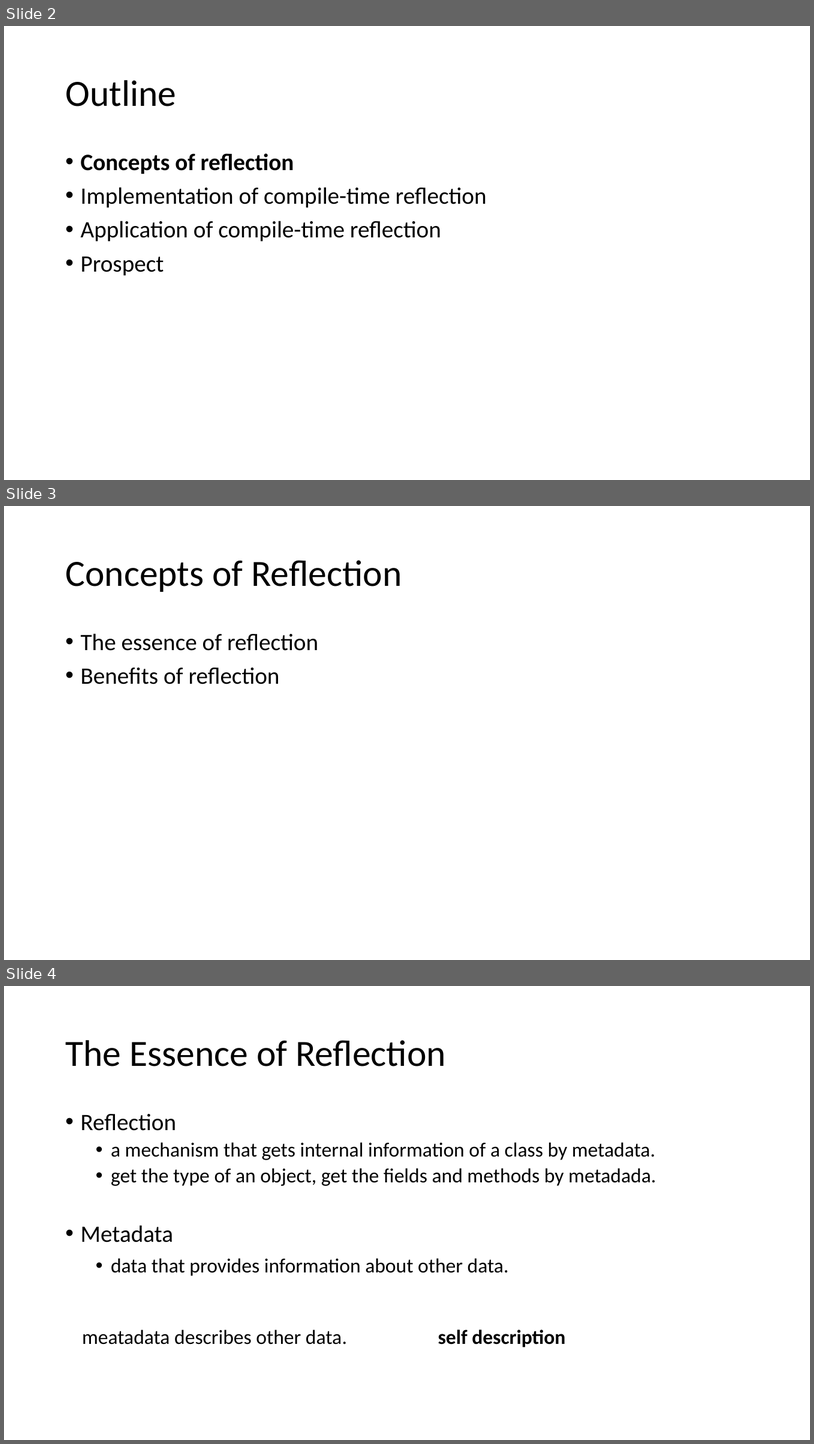
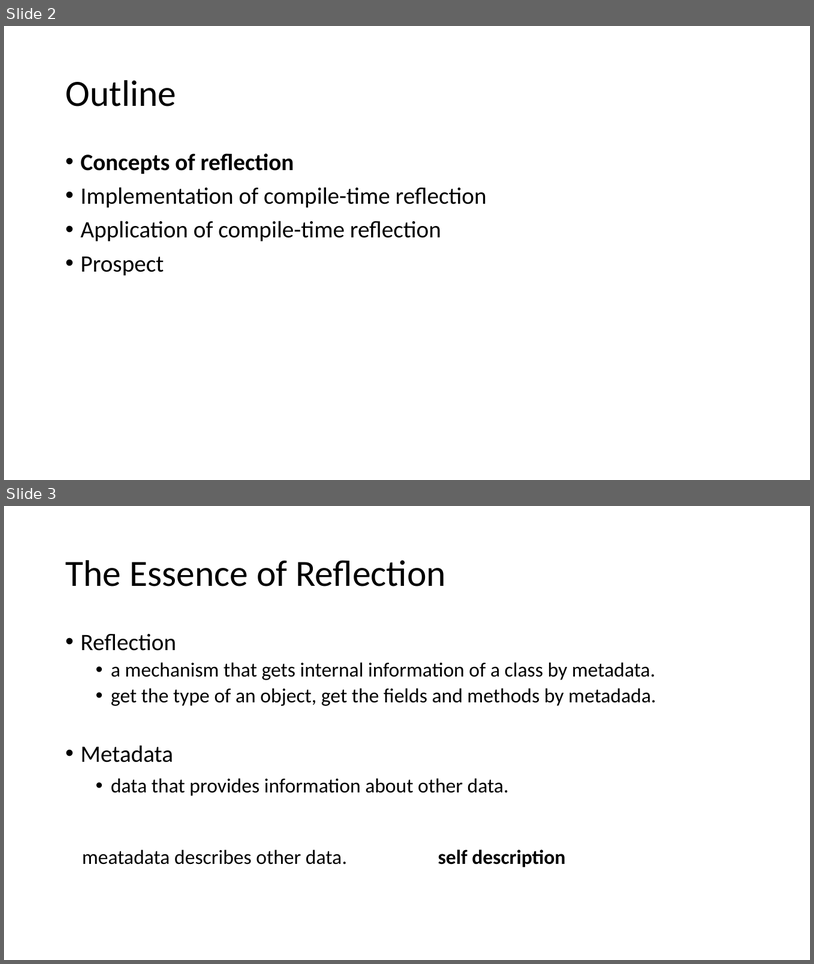
Before and after one commit to qicosmos/cppcon2017, a slide deck: cppcon2017.pptx. Shown one above the other, each under a label of ours: slides 2, 3 and 4 before the commit, slides 2 and 3 after it. The pictures are 814x1444 and 814x964 pixels, drawn with LibreOffice and Linux fonts; fonts in the diff are those of the drawing. Boxes give left, top, right and bottom in pixels: in the first picture for what was removed or moved away, otherwise in the second. Text is boxed around its words. In the diff, an @@ line names an element or a change of style, - is before the commit and + after.

Commit message:
improve

```diff
--- a/cppcon2017.pptx
+++ b/cppcon2017.pptx
@@ slide 3 removed at bbox=[4, 506, 810, 960], background #FFFFFF @@
@@ title removed at bbox=[65, 560, 402, 592] @@
-Concepts of Reflection
@@ text removed at bbox=[81, 633, 318, 684] @@
-• The essence of reflection
-• Benefits of reflection
@@ what was slide 4 is now slide 3 @@
```
